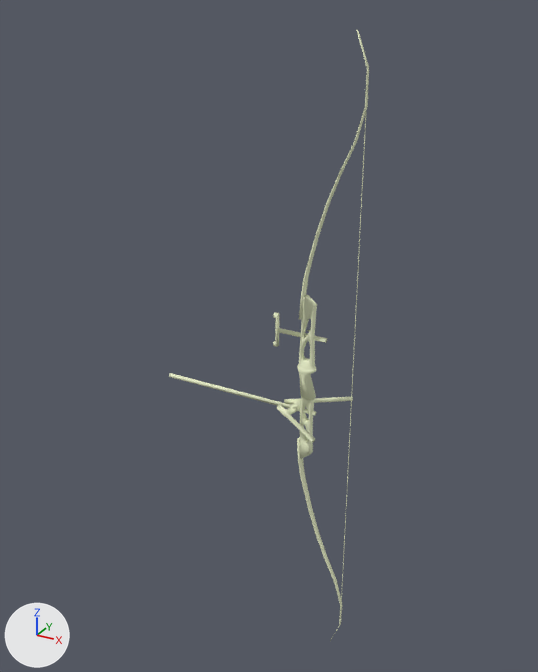
One commit to the glTF model assets/adobe_arc_classique.gltf: the scene before it, then after it.
Both versions are drawn from a 50 mm camera at (0.904, -1.564, 1.733) aimed at (0.017, 0.049, 0.927). The axes (+X, +Y, +Z) are drawn at lower left. The lights are the same throughout. Where no turn or scale is listed for an object, it has been applied to the vertices.

The first picture shows 'arc_classique'.
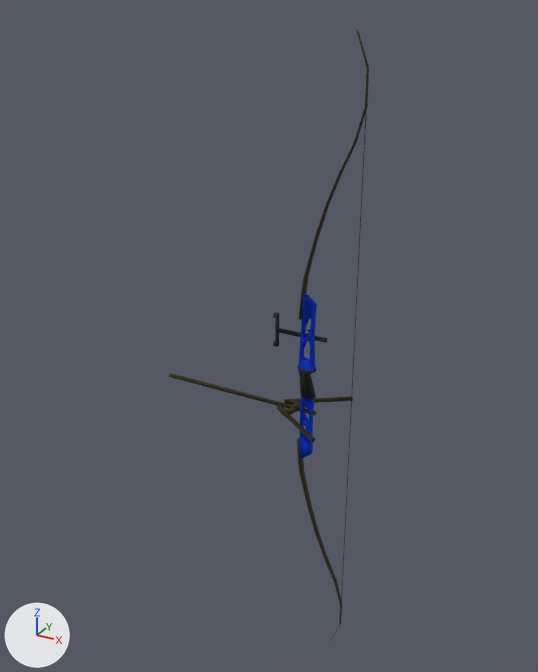
Boxes [x1, y1, x2, y2] around the edits, measured in the pictures (538 x 672 px):
'arc_classique', surface changed
    both: [169, 30, 369, 641]

Edits to the bpy script that builds the scene:
```text
Add img_adobe_arc_classique_normal:
    img_adobe_arc_classique_normal = load_image('adobe_arc_classique_Normal', '_unpacked/adobe_arc_classique_Normal', 2048, 2048, 'Non-Color')
Add img_adobe_arc_classique_metallic:
    img_adobe_arc_classique_metallic = load_image('adobe_arc_classique_Metallic', '_unpacked/adobe_arc_classique_Metallic', 2048, 2048, 'Non-Color')
Add img_image:
    img_image = load_image('Image', '_unpacked/Image', 2048, 2048, 'sRGB')
Add img_adobe_arc_classique_basecolor:
    img_adobe_arc_classique_basecolor = load_image('adobe_arc_classique_BaseColor', '_unpacked/adobe_arc_classique_BaseColor', 2048, 2048, 'sRGB')
Change mat_wire_214228153:
    remove # nodes: BsdfPrincipled, OutputMaterial
    remove # colours: green #ecf3cb
    nodes: BsdfPrincipled, Math, NormalMap, OutputMaterial, SeparateColor, TexImage x4
    uses the picture img_adobe_arc_classique_basecolor
    uses the picture img_adobe_arc_classique_metallic
    uses the picture img_adobe_arc_classique_normal
    uses the picture img_image
```
